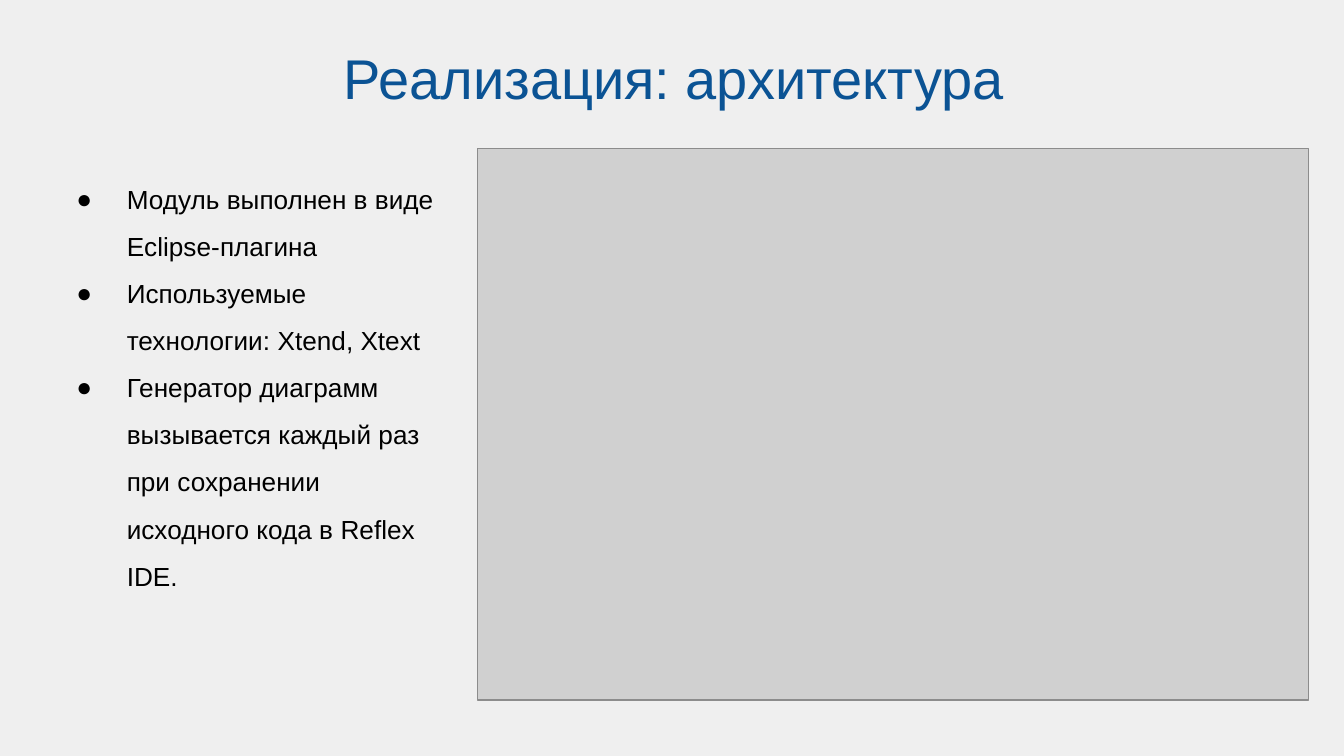
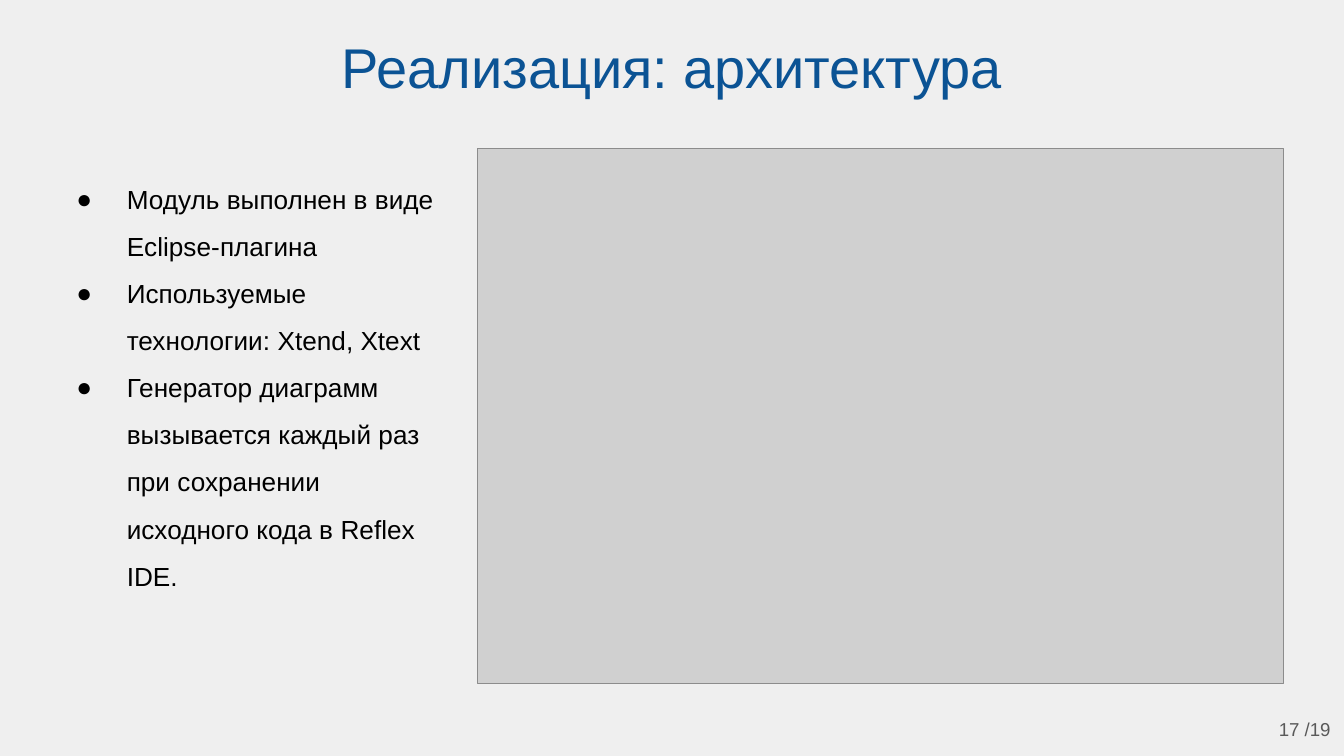
Before and after one commit to Belenkaia/Diagram-visualisation, a slide deck: slide 17 of презентации/МНСК_2.pptx (slide 15 before the commit). Drawn at 1344x756 pixels with LibreOffice and Linux fonts; fonts in the diff are those of the drawing; grey boxes stand for pictures. Boxes give left, top, right and bottom in pixels: in the first picture for what was removed or moved away, otherwise in the second. Text is boxed around its words. In the diff, an @@ line names an element or a change of style, - is before the commit and + after.

```diff
--- a/презентации/МНСК_2.pptx
+++ b/презентации/МНСК_2.pptx
@@ title "Реализация: архитектура" moved from (x1=344, y1=60, x2=1004, y2=109) to (x1=342, y1=49, x2=1002, y2=98) @@
@@ picture resized from (x1=477, y1=148, x2=1308, y2=699) to (x1=477, y1=148, x2=1284, y2=683) @@
@@ page number added at (x1=1279, y1=722, x2=1331, y2=736), 10 pt, text #595959 @@
+17 /19
```
Also in this commit, not shown: 14 other slides changed, 4 slides added, 33 other files.
